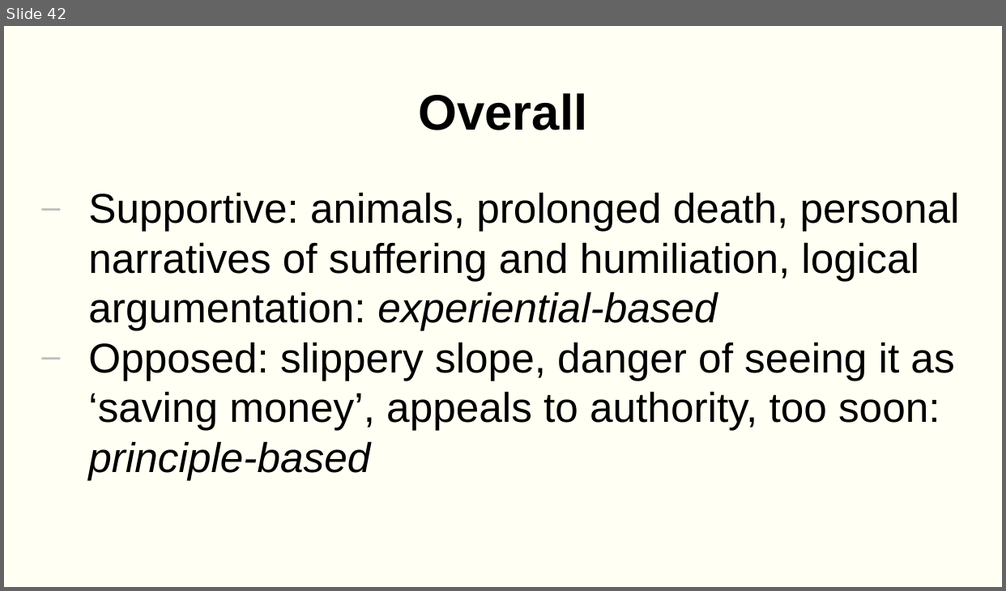
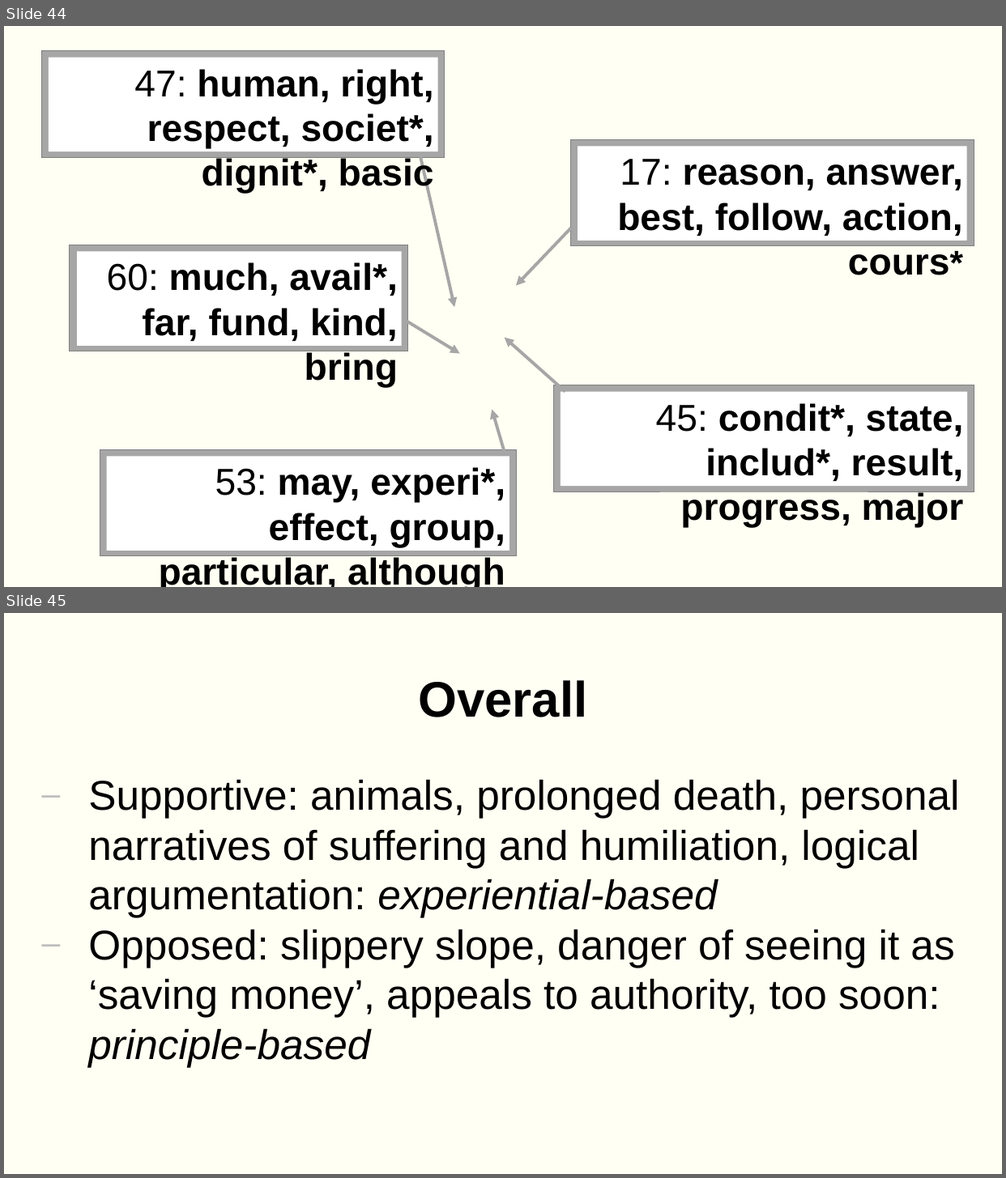
Before and after one commit to mlxndr/p, a slide deck: f/icame2025.pptx. Shown one above the other, each under a label of ours: slide 42 before the commit, slides 44 and 45 after it. The pictures are 1006x591 and 1006x1178 pixels, drawn with LibreOffice and Linux fonts; fonts in the diff are those of the drawing; background and template pictures are left out. Boxes give left, top, right and bottom in pixels: in the first picture for what was removed or moved away, otherwise in the second. Text is boxed around its words. In the diff, an @@ line names an element or a change of style, - is before the commit and + after.

```diff
--- a/f/icame2025.pptx
+++ b/f/icame2025.pptx
@@ slide 44 added at box(4, 26, 1002, 587), background picture (left out) @@
@@ rectangle added at box(42, 50, 445, 157), fill #A6A6A6, outline #808080 1 pt @@
@@ rectangle added at box(49, 58, 437, 152), fill #FFFFFF, 72 pt, text #000000, bold @@
+47: human, right, respect, societ*, dignit*, basic
@@ rectangle added at box(571, 139, 974, 246), fill #A6A6A6, outline #808080 1 pt @@
@@ rectangle added at box(577, 146, 967, 241), fill #FFFFFF, 72 pt, text #000000, bold @@
+17: reason, answer, best, follow, action, cours*
@@ arrow added from (420, 157) to (454, 307), #A6A6A6 6 pt @@
@@ arrow added from (571, 228) to (516, 286), #A6A6A6 6 pt @@
@@ rectangle added at box(69, 245, 407, 352), fill #A6A6A6, outline #808080 1 pt @@
@@ rectangle added at box(77, 251, 402, 345), fill #FFFFFF, 72 pt, text #000000, bold @@
+60: much, avail*, far, fund, kind, bring
@@ arrow added from (407, 321) to (460, 354), #A6A6A6 6 pt @@
@@ arrow added from (565, 391) to (505, 338), #A6A6A6 6 pt @@
@@ rectangle added at box(554, 385, 974, 492), fill #A6A6A6, outline #808080 1 pt @@
@@ arrow added from (505, 452) to (492, 409), #A6A6A6 6 pt @@
@@ rectangle added at box(560, 391, 967, 486), fill #FFFFFF, 72 pt, text #000000, bold @@
+45: condit*, state, includ*, result, progress, major
@@ rectangle added at box(100, 450, 516, 557), fill #A6A6A6, outline #808080 1 pt @@
@@ rectangle added at box(107, 456, 509, 551), fill #FFFFFF, 72 pt, text #000000, bold @@
+53: may, experi*, effect, group, particular, although
@@ what was slide 42 is now slide 45 @@
```
Also in this commit, not shown: 2 slides changed, 2 other slides added, 1 slide removed.
